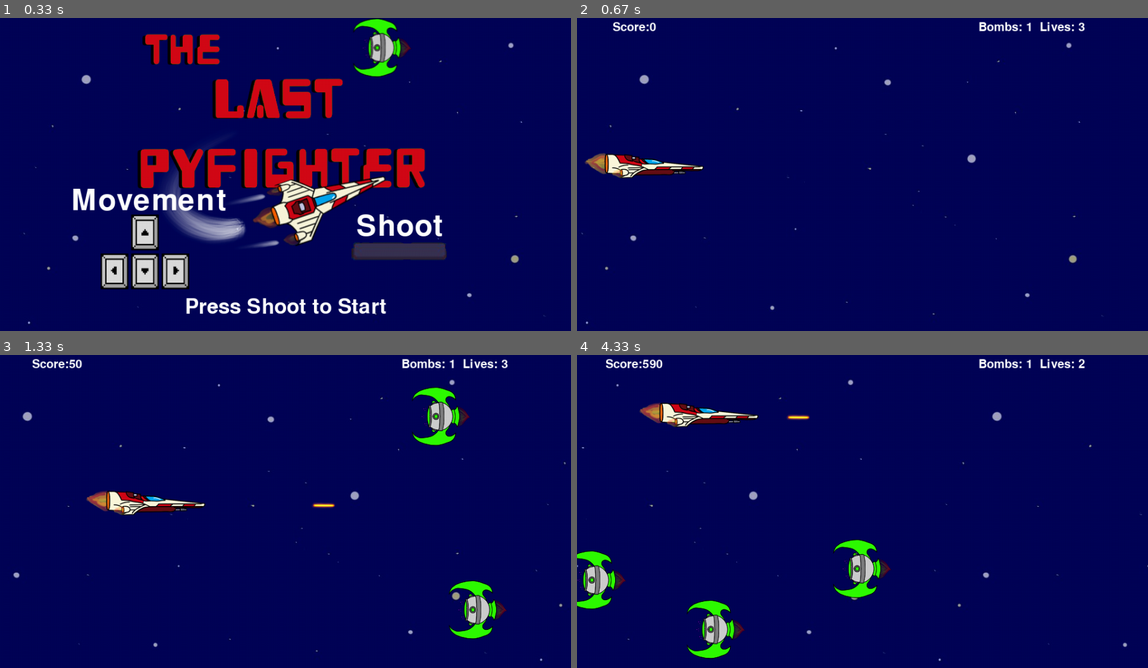
Above: before the commit, frames 1-4 (two rows, left to right).
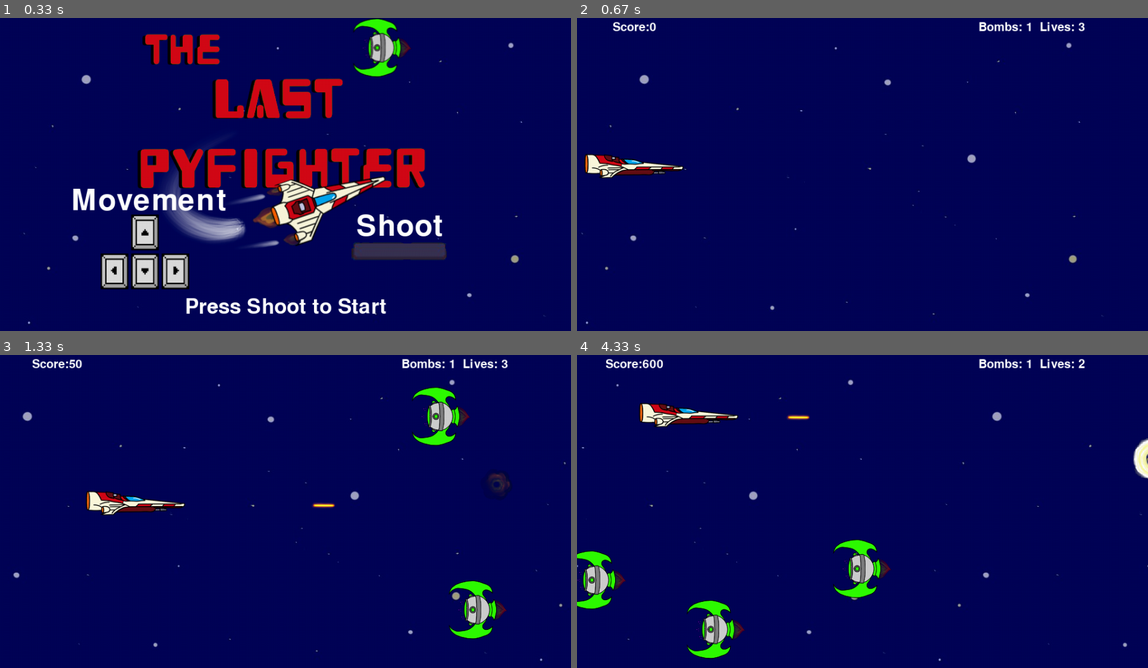
Above: after the commit, the same moments.

Repository: Demi-hero/UoN_Game_Project
Game: pygame game, started from Main.py
Same seed, same stepped clock (60 frames per second), same inputs: the game is played once before the commit and once after it.
Inputs:
- Up to frame 1 (0.33 s): no input
- Up to frame 2 (0.67 s): tap Space at 0.33 s
- Up to frame 3 (1.33 s): tap Space at 0.67, 1.07 s; hold Right from 1 s (still down)
- Up to frame 4 (4.33 s): tap Space at 1.37, 1.62, 1.95, 2.25, 2.45, 2.75, 3.02, 3.35, 3.65, 3.78, 4.18 s; release Right at 1.47 s; hold Up 1.55-1.85 s; hold Right 1.88-2.35 s; hold Left 2.38-2.92 s; hold Down 2.95-3.25 s; hold Left 3.28-3.68 s; hold Up 3.72-4.08 s; hold Right from 4.12 s (still down)

Frame 1 is identical in both runs. In frame 2, 1.0% of the frame differs, in the area x 1-23%, y 43-52%; in frame 3, 1.1%; in frame 4, 1.3%, in the area x 10-100%, y 1-40%.

Commit message:
explodes aliens

Diff:
--- a/Main.py
+++ b/Main.py
@@ -3,8 +3,6 @@
 import gamedata as gd
 import eventhandler as eh
 # no realy push me
-
-
 class Main(eh.HandleEvent):
 
     def __init__(self):
@@ -53,26 +51,29 @@
                 hits = pyg.sprite.groupcollide(gd.aliens, self.bullets, True, True)
                 for hit in hits:
                     self.score += 50
-                    print(hit)
+                    Files.boom.play()
+                    gd.expl = gd.Explosion(hit.rect.center, 'lg')
+                    gd.all_sprites.add(gd.expl)
                     gd.new_alien()
 
                 # check to see if a mob hit the player
                 hits = pyg.sprite.spritecollide(gd.player, gd.aliens, True, pyg.sprite.collide_circle)
                 for hit in hits:
+                    print (hit)
                     self.lives -= 1
-                    # gd.player.__init__()
-                    # gd.player.death()
-                    # player.shield -= hit.radius * 2
-#                   expl = gd.Explosion(hit.rect.center, 'sm')
-#                   gd.all_sprites.add(expl)
+                    Files.boom.play()
+                    gd.expl = gd.Explosion(hit.rect.center, 'sm')
+                    gd.all_sprites.add(gd.expl)
                     gd.new_alien()
 #        if player.shield <= 0:
 #            running = False
                 for alien in gd.aliens:
                     if alien.rect.x < 0 - alien.ln:
                         gd.aliens.remove(alien)
-                        self.score -= 10
+                        self.score - 10
                         gd.new_alien()
+
+
 
                 Board.draw()
                 gd.all_sprites.draw(gd.Background.screen)
--- a/gamedata.py
+++ b/gamedata.py
@@ -105,7 +105,7 @@
                pyg.Surface.convert_alpha(pyg.image.load(os.path.join("images", "hero_side2.png"))),
                pyg.Surface.convert_alpha(pyg.image.load(os.path.join("images", "hero_side3.png")))]
     # this is the x-coordinate offset of the animated image, to account for it being longer due to the thrusters
-    animation_offset_x = ln - animated_sprite[0].get_width()
+#    animation_offset_x = ln - animated_sprite[0].get_width()
 
     def __init__(self):
         pyg.sprite.Sprite.__init__(self)
@@ -155,14 +155,14 @@
             self.rect.x = self.x_new
         if (self.y_new > BORDER) and (self.y_new < HEIGHT-BORDER-self.ht):
             self.rect.y = self.y_new
-        # print (f"{self.x_vel}")
+        # if player moving backwards, draws ship without thrusters
         if self.x_vel < 0:
-            self.image = self.sprite
-            print(f"{self.sprite}")
+            self.sprite = self.sprite
+        # otherwise draws animated ship, and increments through animation loop
         else:
-            self.image = self.animated_sprite[self.animation_loop//3]
+            self.sprite = self.animated_sprite[self.animation_loop//3]
             self.animation_loop += 1
-            print(f"{self.sprite}")
+            # reseting animation loop as only has three images to cycle through
             if self.animation_loop >= 9:
                 self.animation_loop = 0
 
@@ -355,6 +355,39 @@
             if player_hitbox.colliderect(bullet_hitbox):
                 Tokens[0].on_hit(Tokens, Main)
 """
+class Explosion(pyg.sprite.Sprite):
+    def __init__(self, center, size):
+        pyg.sprite.Sprite.__init__(self)
+        self.size = size
+        self.frame = 0
+        self.last_update = pyg.time.get_ticks()
+        self.frame_rate = 50
+        self.explosion_anim = {}
+        self.explosion_anim['lg'] = []
+        self.explosion_anim['sm'] = []
+        for i in range(1,6):
+            filename = 'boom{}.png'.format(i)
+            img = pyg.image.load(os.path.join("images", filename)).convert_alpha()
+            img_lg = pyg.transform.scale(img, (75, 75))
+            self.explosion_anim['lg'].append(img_lg)
+            img_sm = pyg.transform.scale(img, (100, 100))
+            self.explosion_anim['sm'].append(img_sm)
+        self.image = self.explosion_anim[self.size][0]
+        self.rect = self.image.get_rect()
+        self.rect.center = center
+
+    def update(self):
+        now = pyg.time.get_ticks()
+        if now - self.last_update > self.frame_rate:
+            self.last_update = now
+            self.frame += 1
+            if self.frame == len(self.explosion_anim[self.size]):
+                self.kill()
+            else:
+                center = self.rect.center
+                self.image = self.explosion_anim[self.size][self.frame]
+                self.rect = self.image.get_rect()
+                self.rect.center = center
 
 class PowerUp(pyg.sprite.Sprite):
 
